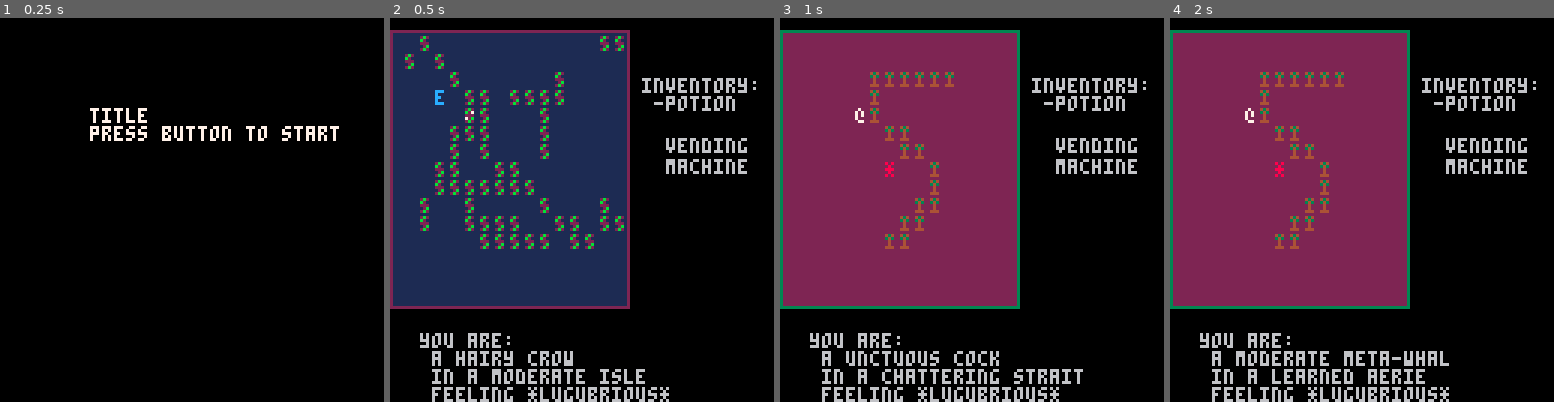
Above: before the commit, frames 1-4 (left to right).
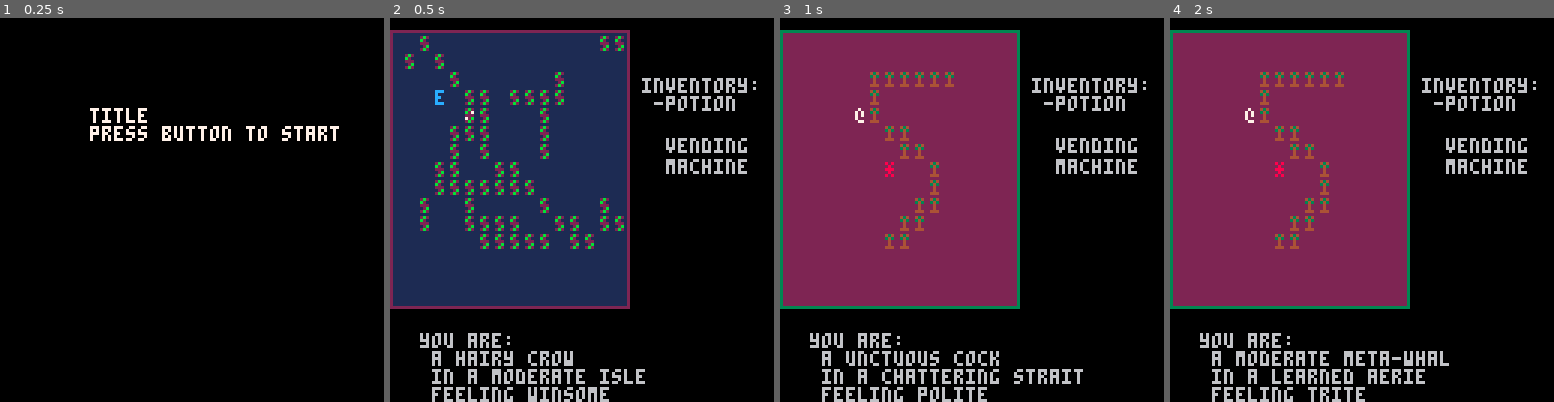
Above: after the commit, the same moments.

Repository: arnodick/castle
Game: PICO-8 cartridge castle.p8
Same seed, same stepped clock (60 frames per second), same inputs: the game is played once before the commit and once after it.
Inputs:
- Up to frame 1 (0.25 s): no input
- Up to frame 2 (0.5 s): tap X (X key) at 0.33 s
- Up to frame 3 (1 s): tap O (Z key) at 0.7 s
- Up to frame 4 (2 s): tap X (X key) at 1.07, 1.85 s; hold Right from 1.6 s (still down); tap O (Z key) at 1.7 s

Frame 1 is identical in both runs. In frame 2, 0.5% of the frame differs, in the area x 35-73%, y 96-100%; in frame 3, 0.6%; in frame 4, 0.7%.

Commit message:
beautiful stuff my homies

Diff:
--- a/castle.p8
+++ b/castle.p8
@@ -44,6 +44,12 @@
 		a.c=12
 		a.m=2
 		add(actortypes,a)
+
+		feelings={}
+		feelings[1]="lugubrious"
+		feelings[2]="winsome"
+		feelings[3]="ineffable"
+		feelings[4]="morose"
 	end
 	if l==1 then
 		a={}
@@ -59,6 +65,12 @@
 		a.c=8
 		a.m=2
 		add(actortypes,a)
+
+		feelings={}
+		feelings[1]="arrested"
+		feelings[2]="polite"
+		feelings[3]="obvious"
+		feelings[4]="trite"
 	end
 	if l==2 then
 		a={}
@@ -74,6 +86,12 @@
 		a.c=5
 		a.m=2
 		add(actortypes,a)
+
+		feelings={}
+		feelings[1]="prideful"
+		feelings[2]="forward"
+		feelings[3]="oblivious"
+		feelings[4]="artful"
 	end
 	if l==3 then
 		a={}
@@ -89,6 +107,12 @@
 		a.c=9
 		a.m=2
 		add(actortypes,a)
+
+		feelings={}
+		feelings[1]="princessly"
+		feelings[2]="angelic"
+		feelings[3]="friendly"
+		feelings[4]="ostentatious"
 	end
 	adjective={}
 	adjective[1]="jaunty"
@@ -255,6 +279,7 @@
 			local n=flr(rnd(#adjective))+1
 			a.pn="" if rnd(1)>=0.5 then a.pn=pronouns[flr(rnd(#pronouns))+1].."-" end
 			a.de=" a "..adjective[n].. " "..a.pn..species[flr(rnd(#species)+1)]
+			a.fe=feelings[flr(rnd(#feelings))+1]
 			del(adjective,adjective[n])
 		end
 		a.hit=0
@@ -451,7 +476,9 @@
 		end
 		loadactors(room_w)
 		local n=flr(rnd(#adjective))+1
-		makemenu(10,105,120,20,"you are:",p.de," in a "..adjective[n].." "..places[flr(rnd(#places))+1]," feeling *lugubrious*")
+		if p!=nil then
+			makemenu(10,105,120,20,"you are:",p.de," in a "..adjective[n].." "..places[flr(rnd(#places))+1]," feeling "..p.fe)
+		end
 		del(adjective,adjective[n])
 	end
 end
